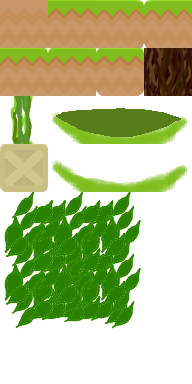
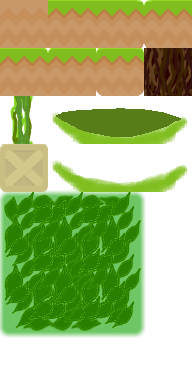
Layer changes from the first 192x384 image to the second:
added layer "Copy of 1 leave" (1st of 7) above "Copy of 1 leave" over [19, 190, 83, 262]
added layer "Copy of 1 leave" (2nd of 7) above "Copy of 1 leave" over [68, 190, 132, 263]
added layer "Copy of 1 leave" (3rd of 7) above "Copy of 1 leave" over [0, 190, 114, 262]
added layer "Copy of 1 leave" (4th of 7) above "Copy of 1 leave" over [0, 190, 84, 338]
added layer "Copy of 1 leave" (5th of 7) above "Copy of 1 leave" over [0, 254, 111, 338]
added layer "Copy of 1 leave" (6th of 7) above "Copy of 1 leave" over [0, 254, 63, 338]
added layer "Copy of 1 leave" (7th of 7) above "1 leave" over [0, 190, 66, 262]
added layer "1 leave" above "liana" over [0, 191, 23, 265]
added layer "Paint Layer 1" over [0, 190, 146, 338]
